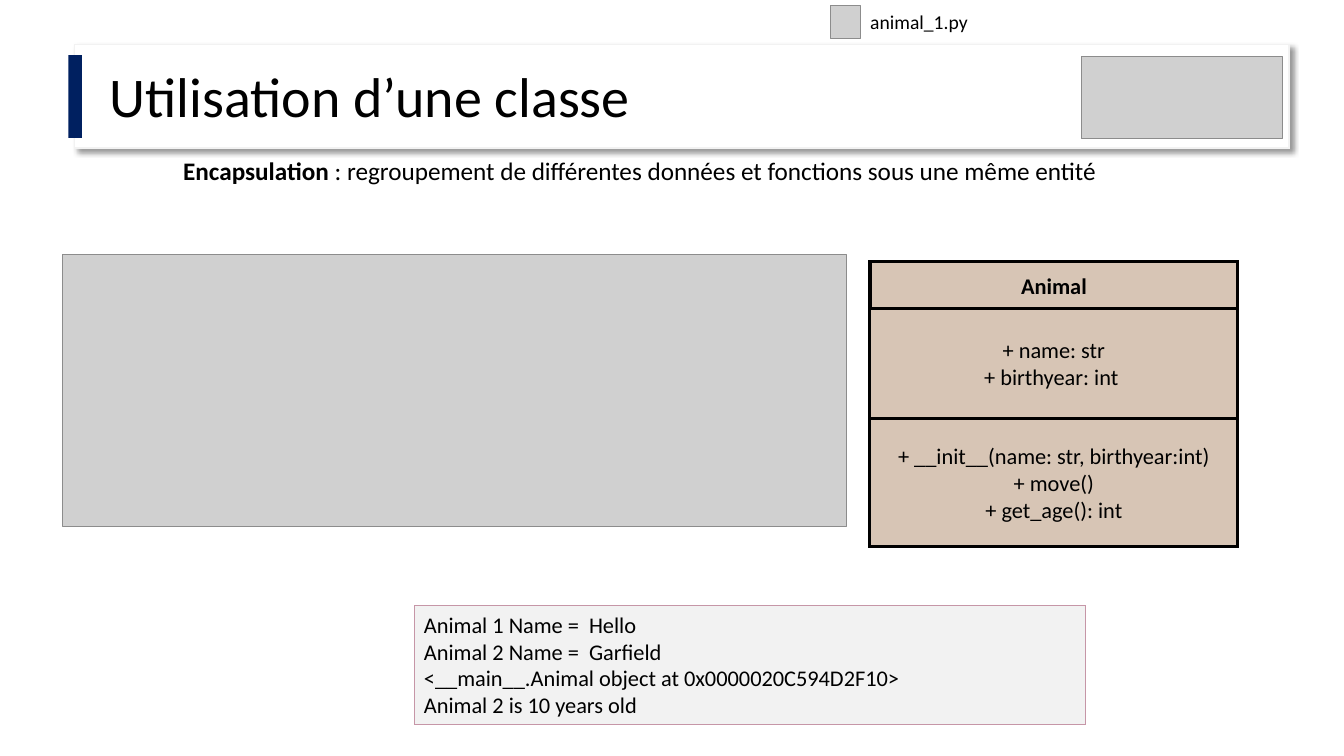
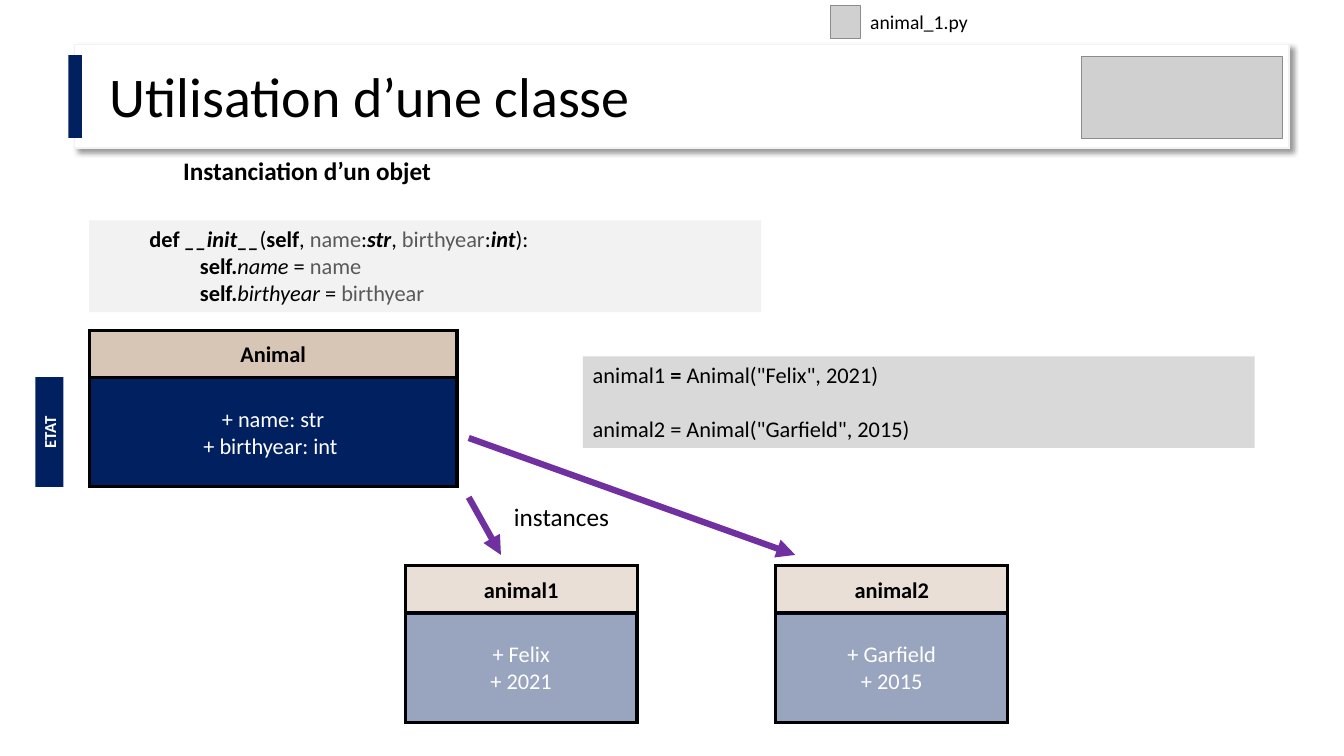
Before and after one commit to IOGS-Digital-Methods/semester-6, a slide deck: slide 16 of ONIP-FISA/POO_eclairement/ONIP2_Classes_et_objets.pptx. Drawn at 1344x756 pixels with LibreOffice and Linux fonts; fonts in the diff are those of the drawing; grey boxes stand for pictures. Boxes give left, top, right and bottom in pixels: in the first picture for what was removed or moved away, otherwise in the second. Text is boxed around its words. In the diff, an @@ line names an element or a change of style, - is before the commit and + after.

Commit message:
Update Digital Tools / ONIP-2-FISA / Class and objects courses and examples

```diff
--- a/ONIP-FISA/POO_eclairement/ONIP2_Classes_et_objets.pptx
+++ b/ONIP-FISA/POO_eclairement/ONIP2_Classes_et_objets.pptx
@@ text at [183,162,431,185]: text changed; bold on @@
-Encapsulation : regroupement de différentes données et fonctions sous une même entité
+Instanciation d’un objet
@@ rectangle added at [89,221,761,313], fill #F2F2F2, 16 pt, text #000000 @@
+def __init__(self, name:str, birthyear:int):
+self.name = name
+self.birthyear = birthyear
@@ picture removed at [63,255,846,526] @@
@@ rectangle "Animal": place and size @@
-rectangle "Animal" at [870,262,1238,310]
+rectangle "Animal" at [89,331,457,378]
@@ rectangle added at [583,356,1255,448], fill #D9D9D9, 16 pt, text #000000 @@
+animal1 = Animal("Felix", 2021)
+animal2 = Animal("Garfield", 2015)
@@ rectangle added at [36,378,64,487], fill #002060, 12 pt, text #FFFFFF, bold @@
+ETAT
@@ rectangle "+ name: str": place and size @@
-rectangle "+ name: str" at [870,309,1238,418]
+rectangle "+ name: str" at [89,377,457,487]
@@ rectangle "+ name: str" at [89,377,457,487]: text colour #000000 to #FFFFFF; fill #D7C5B5 to #002060 @@
@@ rectangle removed at [870,418,1238,546] @@
-+ __init__(name: str, birthyear:int)
-+ move()
-+ get_age(): int
@@ arrow added from (469, 439) to (796, 556), #7030A0 4.5 pt @@
@@ arrow added from (469, 497) to (501, 556), #7030A0 4.5 pt @@
@@ text added at [514,508,609,527], 18 pt, text #000000 @@
+instances
@@ rectangle added at [405,566,637,613], fill #D7C5B5 at 55% opacity, outline #000000 2.25 pt, 16 pt, text #000000, bold @@
+animal1
@@ rectangle added at [776,566,1008,613], fill #D7C5B5 at 55% opacity, outline #000000 2.25 pt, 16 pt, text #000000, bold @@
+animal2
@@ rectangle added at [405,613,637,723], fill #002060 at 40% opacity, outline #000000 2.25 pt, 16 pt, text #FFFFFF @@
++ Felix
++ 2021
@@ rectangle removed at [414,606,1087,725] @@
-Animal 1 Name = Hello
-Animal 2 Name = Garfield
-<__main__.Animal object at 0x0000020C594D2F10>
-Animal 2 is 10 years old
@@ rectangle added at [776,613,1008,723], fill #002060 at 40% opacity, outline #000000 2.25 pt, 16 pt, text #FFFFFF @@
++ Garfield
++ 2015
```
Also in this commit, not shown: 7 other slides changed, 10 slides added, 1 slide removed, 4 other files.
